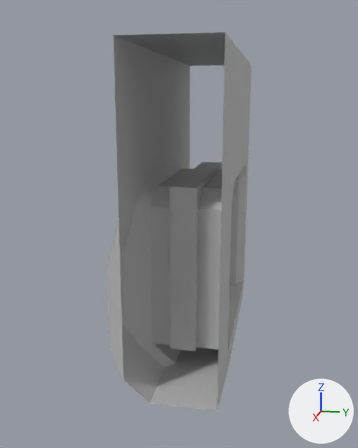
The FBX model CGE109-midterm/Assets/3Dmodel/aboutelevator/elevatorDoor.fbx, before and after one commit.
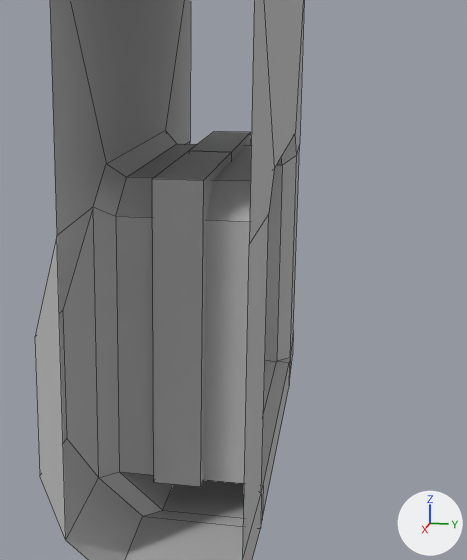
Old and new are each drawn whole from a camera (50 mm lens) standing at (1.43, 2.69, -2.85) and looking at (-7.82, 0.84, -5.16) and again close up on the part from 25% to 94% of the width and 20% to 87% of the height. Lighting does not change. The marker at lower right points along +X, +Y and +Z. The close-ups show mesh edges as thin lines. Where no turn or scale is listed for an object, it has been applied to the vertices.

In view in the first close-up: 'elevator1:pCube13', 'elevator1:pCube14', 'elevator1:pCube9'.
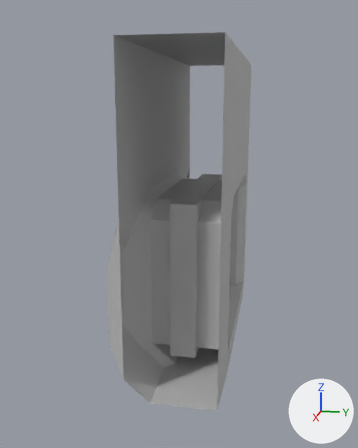
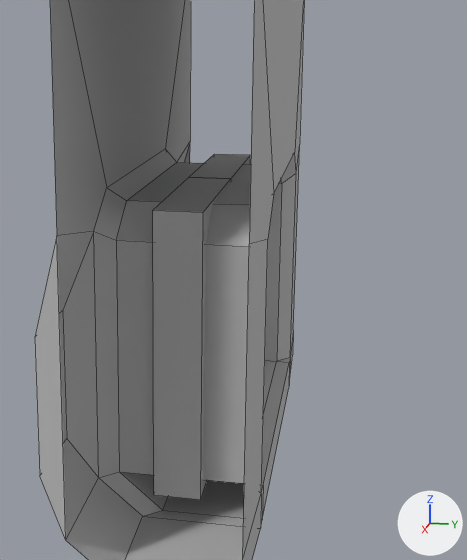
The newer file is also turned or shifted as a whole; pictures and numbers use the older file's frame.

Where the change shows, as pixel boxes [x1, y1, x2, y2] in the close-ups (467 x 560 px; the box of a moved part takes in the faces that stretch with it):
'elevator1:pCube14', mesh rescaled
    before: [152, 151, 231, 487]
    after: [153, 177, 231, 500]
'elevator1:pCube13', mesh rescaled (7% shorter)
    before: [189, 131, 251, 160]
    after: [190, 154, 250, 181]
part 2 of me_mesh_002, moved or reshaped
    both: [57, 0, 303, 480]

The change in detail:
me_mesh_001 has 8 vertices, 6 faces and spans x -0.88..0.88, y -0.22..0.22, z -1.42..1.42.
me_mesh_001 is used by ob_elevator1_pcube13; location (-8.88, 1.22, -5.58).
me_mesh_001 part 1: the whole mesh is scaled about its middle by (1, 1, 0.948), then moved by (0.0, 0.0, -0.2).
me_mesh has 8 vertices, 6 faces and spans x -0.88..0.88, y -0.22..0.22, z -1.42..1.42.
me_mesh is used by ob_elevator1_pcube14; location (-7.12, 1.22, -5.58).
me_mesh part 3: the whole mesh is scaled about its middle by (1, 1, 0.948), then moved by (0.0, 0.0, -0.2).
me_mesh_002 has 60 vertices, 56 faces and spans x -2.86..2.86, y -0.86..0.86, z -1.93..3.42.
me_mesh_002 is used by ob_elevator1_pcube9; location (-8.0, 1.14, -5.42).
me_mesh_002 part 2: all 16 vertices in x -1.77..1.77, y -0.65..0.86, z 0.89..1.31 are moved by (0.0, 0.0, -0.22).
